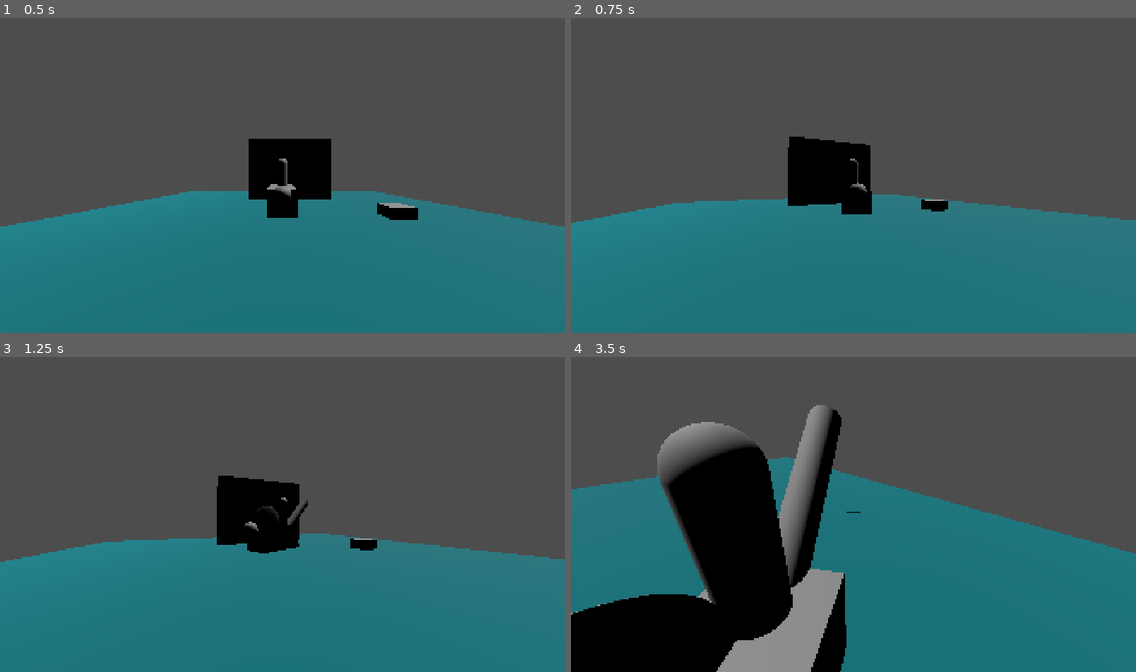
Above: before the commit, frames 1-4 (two rows, left to right).
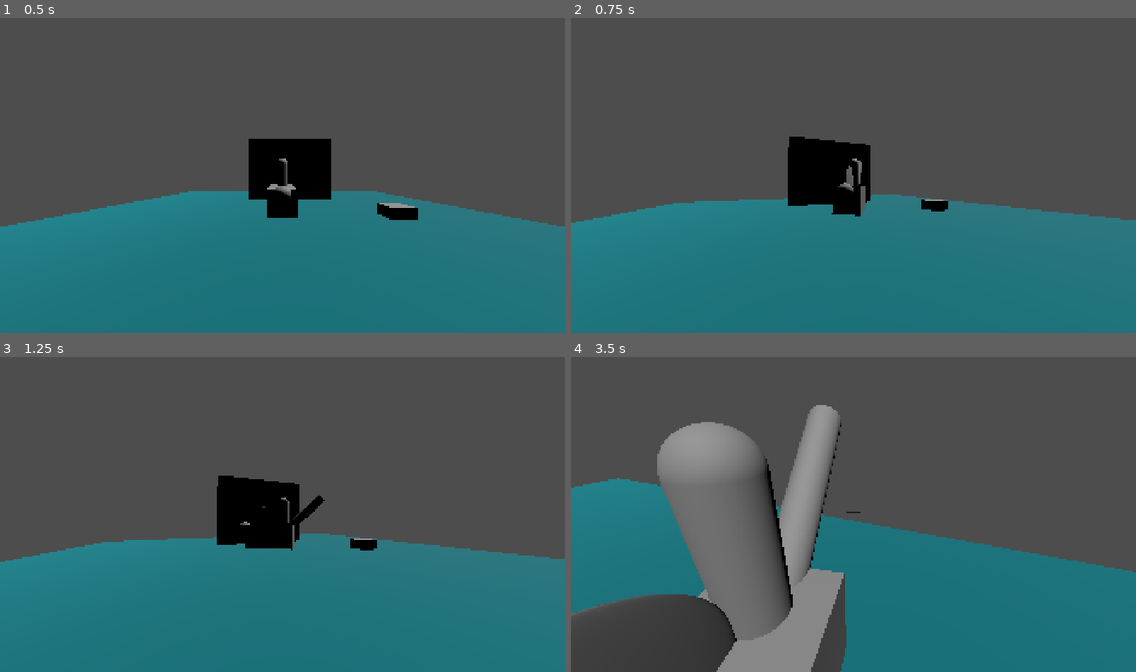
Above: after the commit, the same moments.

Repository: Project-Dino-Sunday-Studios/project-dino
Game: Godot game, scene res://main.tscn
The game is run twice, just before and just after one commit, with the same random seed, the same clock (stepped at 60 frames per second) and the same inputs.
Inputs (mouse positions are in pixels of both pictures, inside the frame that each line leads up to):
- Up to frame 1 (0.5 s): no input
- Up to frame 2 (0.75 s): tap Enter at 0.5 s; move the mouse to (977, 159) at 0.52 s; hold D (move_right) from 0.53 s (still down); hold Shift (sprint, bound only after the commit) from 0.53 s (still down); click (977, 159) at 0.6 s
- Up to frame 3 (1.25 s): keep holding D (move_right); keep holding Shift (sprint, bound only after the commit)
- Up to frame 4 (3.5 s): move the mouse to (740, 530) at 1.27 s; release D (move_right) at 1.28 s; release Shift (sprint, bound only after the commit) at 1.28 s; hold S (move_down) 1.28-2.03 s; tap Shift (sprint, bound only after the commit) at 1.35 s; click (740, 530) at 1.55 s; move the mouse to (910, 442) at 2.02 s; hold D (move_right) 2.03-2.78 s; hold Shift (sprint, bound only after the commit) 2.03-2.78 s; right-click (910, 442) at 2.1 s; move the mouse to (825, 577) at 2.77 s; hold W (move_up) from 2.78 s (still down); click (825, 577) at 2.85 s

Frame 1 is identical in both runs. In frame 2, 0.4% of the frame differs, in the area x 46-54%, y 44-64%; in frame 3, 0.4%; in frame 4, 26%, in the area x 0-100%, y 15-100%.

Commit message:
add fish boost logic

Diff:
--- a/godot/Autoloads/global.gd
+++ b/godot/Autoloads/global.gd
@@ -2,7 +2,8 @@
 
 enum PlayerState {
 	TRAVERSE,
-	AIM
+	AIM,
+	FISH
 }
 
 var current_player_state: PlayerState
--- a/godot/Entities/EntityScripts/fish.gd
+++ b/godot/Entities/EntityScripts/fish.gd
@@ -1,10 +1,58 @@
 class_name EnvironmentFish
 extends Interactable
 
+enum FishState {
+	IDLE,
+	FISHING
+}
+
+@export var fish_boost: PackedScene
+
+var current_player: CharacterBody3D
+var reel_speed: float = 2
+var default_reel_speed: float = reel_speed
+var reel_strafe_speed: float = 3
+var target_position: Vector3
+
+var boost_interval: float = 2.5
+var boost_spacing: float = 2.3
+var boost_power: float = 2.4
+var boost_dampening: float = 3
+
+@onready var current_state: FishState = FishState.IDLE
+
 
 func _physics_process(delta: float) -> void:
-	pass
+	if current_state == FishState.FISHING:
+		if not current_player:
+			push_error("Player is not defined for fishing!!")
+			return
+		look_at(target_position)
+		global_position = global_position.move_toward(target_position, reel_speed * delta)
+		if Input.is_action_pressed("move_left"):
+			global_position += global_basis.x.normalized() * reel_strafe_speed * delta
+		if Input.is_action_pressed("move_right"):
+			global_position += -global_basis.x.normalized() * reel_strafe_speed * delta
+
+	if has_overlapping_areas():
+		var got_boost: FishBoost = get_overlapping_areas()[0]
+		got_boost.queue_free()
+		reel_speed *= boost_power
+	reel_speed = move_toward(reel_speed, default_reel_speed, boost_dampening*delta)
 
 
-func activate_fishing() -> void:
+func activate_fishing(player: CharacterBody3D) -> void:
+	current_state = FishState.FISHING
+	current_player = player
+	Global.current_player_state = Global.PlayerState.FISH
+	target_position = current_player.global_position - Vector3(0, 1, 0)
+	look_at(target_position)
+
+	var num_boosts: int = int(global_position.distance_to(player.global_position) / boost_interval)
+	print(num_boosts, global_position.distance_to(player.global_position))
+	for i in range(1, num_boosts+1):
+		var boost: FishBoost = fish_boost.instantiate()
+		add_child(boost)
+		boost.global_position = global_position + (-global_basis.z * i * boost_spacing)
+		boost.global_position += global_basis.x.normalized() * randf_range(-3, 3)
 	print("start fishing")
--- /dev/null
+++ b/godot/Entities/EntityScripts/fish_boost.gd
@@ -0,0 +1,2 @@
+class_name FishBoost
+extends Area3D
--- a/godot/Entities/EntityScripts/main_camera.gd
+++ b/godot/Entities/EntityScripts/main_camera.gd
@@ -49,16 +49,22 @@
 
 func _physics_process(delta: float) -> void:
 	#TODO: change these magic numbers
-	if Global.current_player_state == Global.PlayerState.AIM:
-		fov = 75
-		if crosshair:
-			crosshair.visible = true
-		fishing_ray.process_mode = ProcessMode.PROCESS_MODE_INHERIT
-	else: # Global.current_player_state == Global.PlayerState.TRAVERSE
-		fov = 90
-		if crosshair:
-			crosshair.visible = false
-		fishing_ray.process_mode = ProcessMode.PROCESS_MODE_DISABLED
+	match Global.current_player_state:
+		Global.PlayerState.AIM:
+			fov = 75
+			if crosshair:
+				crosshair.visible = true
+			fishing_ray.process_mode = ProcessMode.PROCESS_MODE_INHERIT
+		Global.PlayerState.TRAVERSE: # Global.current_player_state == Global.PlayerState.TRAVERSE
+			fov = 90
+			if crosshair:
+				crosshair.visible = false
+			fishing_ray.process_mode = ProcessMode.PROCESS_MODE_DISABLED
+		Global.PlayerState.FISH:
+			fov = 75
+			if crosshair:
+				crosshair.visible = false
+			fishing_ray.process_mode = ProcessMode.PROCESS_MODE_DISABLED
 
 	var tween: Tween = create_tween()
 	if fishing_ray.is_colliding() and fishing_ray.get_collider() is EnvironmentFish:
--- a/godot/Entities/EntityScripts/player.gd
+++ b/godot/Entities/EntityScripts/player.gd
@@ -2,9 +2,12 @@
 
 @export var model: Node3D
 @export var fishing_ray: RayCast3D
+@export var fish_catcher: Area3D
 
 var ROTATION_SPEED: float = 1.7
 var MOVEMENT_SPEED: float = 4.6
+var SPRINT_SPEED: float = 1.8
+var speed_multiplier: float = 1
 
 
 func _ready() -> void:
@@ -12,16 +15,20 @@
 
 
 func _physics_process(delta: float) -> void:
+	# Start fishing
+	_handle_fishing()
+	if Global.current_player_state == Global.PlayerState.FISH:
+		return
 	## Rotation inputs
 	if Input.is_action_pressed("move_left"):
-		model.rotate(global_basis.y, ROTATION_SPEED * delta)
+		model.rotate(global_basis.y, ROTATION_SPEED * speed_multiplier * delta)
 	if Input.is_action_pressed("move_right"):
-		model.rotate(global_basis.y, -ROTATION_SPEED * delta)
+		model.rotate(global_basis.y, -ROTATION_SPEED * speed_multiplier * delta)
 	## Forward/backward direction inputs
 	if Input.is_action_pressed("move_up"):
-		global_position += model.global_basis.z * MOVEMENT_SPEED * delta
+		global_position += model.global_basis.z * MOVEMENT_SPEED * speed_multiplier * delta
 	if Input.is_action_pressed("move_down"):
-		global_position -= model.global_basis.z * MOVEMENT_SPEED * delta
+		global_position -= model.global_basis.z * MOVEMENT_SPEED * speed_multiplier * delta
 
 	# Aiming state
 	if Input.is_action_just_pressed("aim"):
@@ -32,16 +39,24 @@
 			Global.PlayerState.AIM:
 				Global.current_player_state = Global.PlayerState.TRAVERSE
 
-	# Start fishing
-	_handle_fishing()
+
+	if Input.is_action_pressed("sprint"):
+		speed_multiplier = SPRINT_SPEED
+	else:
+		speed_multiplier = 1
+
 
 
 func _handle_fishing() -> void:
 	if not fishing_ray:
 		push_error("Fishing Ray is not assigned in the Player scene!")
 		return
-	if(fishing_ray.is_colliding() and fishing_ray.get_collider() is EnvironmentFish):
+	if fishing_ray.is_colliding() and fishing_ray.get_collider() is EnvironmentFish:
 		var current_fish: EnvironmentFish = fishing_ray.get_collider()
 		if Input.is_action_just_pressed("fish"):
-			current_fish.activate_fishing()
+			current_fish.activate_fishing(self)
 			Events.start_fishing.emit()
+
+	if fish_catcher.has_overlapping_areas():
+		Global.current_player_state = Global.PlayerState.AIM
+		fish_catcher.get_overlapping_areas()[0].queue_free()
--- a/godot/Entities/fish.tscn
+++ b/godot/Entities/fish.tscn
@@ -1,19 +1,21 @@
 [gd_scene format=3 uid="uid://snbg7q6yiuf0"]
 
 [ext_resource type="Script" uid="uid://cdnc1xykcmxhd" path="res://Entities/EntityScripts/fish.gd" id="1_yxda8"]
+[ext_resource type="PackedScene" uid="uid://cbrluoqcmkaax" path="res://Entities/fish_boost.tscn" id="2_jxsqi"]
 
-[sub_resource type="BoxShape3D" id="BoxShape3D_wnsl6"]
+[sub_resource type="SphereShape3D" id="SphereShape3D_tcnsb"]
 
 [sub_resource type="BoxMesh" id="BoxMesh_wnsl6"]
 
 [node name="Fish" type="Area3D" unique_id=1762001001]
-collision_layer = 8
-collision_mask = 0
+collision_layer = 12
+collision_mask = 64
 script = ExtResource("1_yxda8")
+fish_boost = ExtResource("2_jxsqi")
 metadata/_custom_type_script = "uid://do3qssxsmptyx"
 
 [node name="CollisionShape3D" type="CollisionShape3D" parent="." unique_id=1009876208]
-shape = SubResource("BoxShape3D_wnsl6")
+shape = SubResource("SphereShape3D_tcnsb")
 
 [node name="MeshInstance3D" type="MeshInstance3D" parent="." unique_id=82782438]
 mesh = SubResource("BoxMesh_wnsl6")
--- /dev/null
+++ b/godot/Entities/fish_boost.tscn
@@ -0,0 +1,23 @@
+[gd_scene format=3 uid="uid://cbrluoqcmkaax"]
+
+[ext_resource type="Script" uid="uid://bh8g5b1kdf11a" path="res://Entities/EntityScripts/fish_boost.gd" id="1_ojmjn"]
+
+[sub_resource type="SphereShape3D" id="SphereShape3D_wnsl6"]
+
+[sub_resource type="StandardMaterial3D" id="StandardMaterial3D_yddjp"]
+albedo_color = Color(0.9484058, 0.7928247, 0.32461467, 1)
+
+[sub_resource type="SphereMesh" id="SphereMesh_wnsl6"]
+
+[node name="FishBoost" type="Area3D" unique_id=381398202]
+top_level = true
+collision_layer = 64
+collision_mask = 0
+script = ExtResource("1_ojmjn")
+
+[node name="CollisionShape3D" type="CollisionShape3D" parent="." unique_id=747199747]
+shape = SubResource("SphereShape3D_wnsl6")
+
+[node name="MeshInstance3D" type="MeshInstance3D" parent="." unique_id=1818133371]
+material_override = SubResource("StandardMaterial3D_yddjp")
+mesh = SubResource("SphereMesh_wnsl6")
--- a/godot/Entities/player.tscn
+++ b/godot/Entities/player.tscn
@@ -24,9 +24,13 @@
 radius = 0.682
 height = 0.053
 
-[node name="Player" type="CharacterBody3D" unique_id=1369565701 node_paths=PackedStringArray("model")]
+[sub_resource type="SphereShape3D" id="SphereShape3D_wnsl6"]
+radius = 1.0
+
+[node name="Player" type="CharacterBody3D" unique_id=1369565701 node_paths=PackedStringArray("model", "fish_catcher")]
 script = ExtResource("1_tcnsb")
 model = NodePath("Model")
+fish_catcher = NodePath("FishCatcher")
 
 [node name="CollisionShape3D" type="CollisionShape3D" parent="." unique_id=1426608886]
 shape = SubResource("BoxShape3D_onrkg")
@@ -68,3 +72,10 @@
 spring_length = 7.0
 
 [node name="DetachedCameraLocation" type="Marker3D" parent="DetachedCameraPivot/SpringArm3D" unique_id=1424784790]
+
+[node name="FishCatcher" type="Area3D" parent="." unique_id=1307468276]
+collision_layer = 0
+collision_mask = 4
+
+[node name="FishCatcherCollision" type="CollisionShape3D" parent="FishCatcher" unique_id=586154554]
+shape = SubResource("SphereShape3D_wnsl6")
--- a/godot/project.godot
+++ b/godot/project.godot
@@ -64,12 +64,19 @@
 "events": [Object(InputEventMouseButton,"resource_local_to_scene":false,"resource_name":"","device":-1,"window_id":0,"a …(257 unchanged characters)…
 ]
 }
+sprint={
+"deadzone": 0.2,
+"events": [Object(InputEventKey,"resource_local_to_scene":false,"resource_name":"","device":-1,"window_id":0,"alt_pressed":false,"shift_pressed":false,"ctrl_pressed":false,"meta_pressed":false,"pressed":false,"keycode":0,"physical_keycode":4194325,"key_label":0,"unicode":0,"location":0,"echo":false,"script":null)
+]
+}
 
 [layer_names]
 
 3d_physics/layer_1="environment"
+3d_physics/layer_3="Fish(Reeling)"
 3d_physics/layer_4="Interactable"
 3d_physics/layer_5="player"
+3d_physics/layer_7="Fish boost"
 
 [physics]
 
Not shown, added: godot/Entities/EntityScripts/fish_boost.gd.uid
